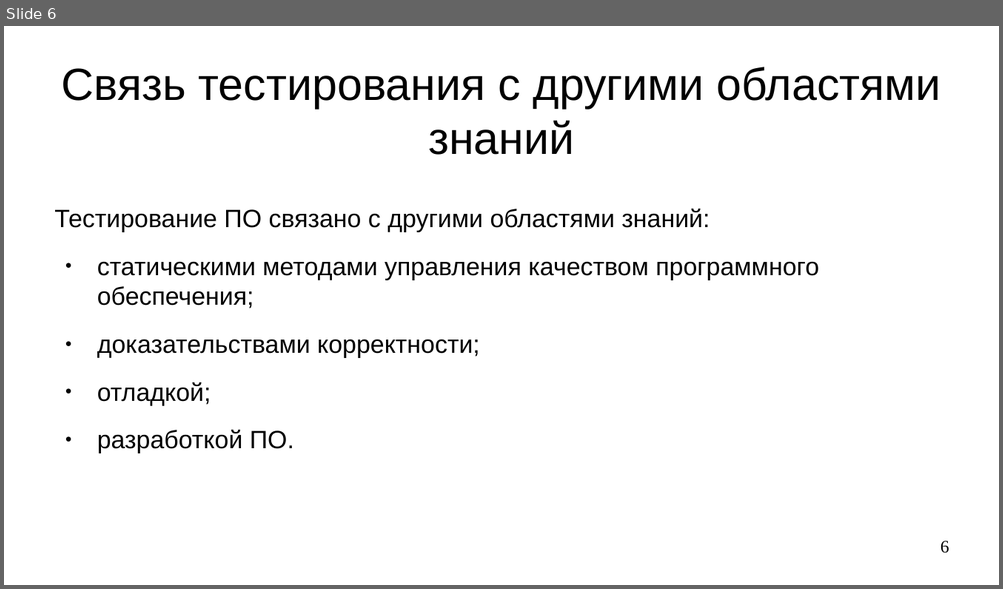
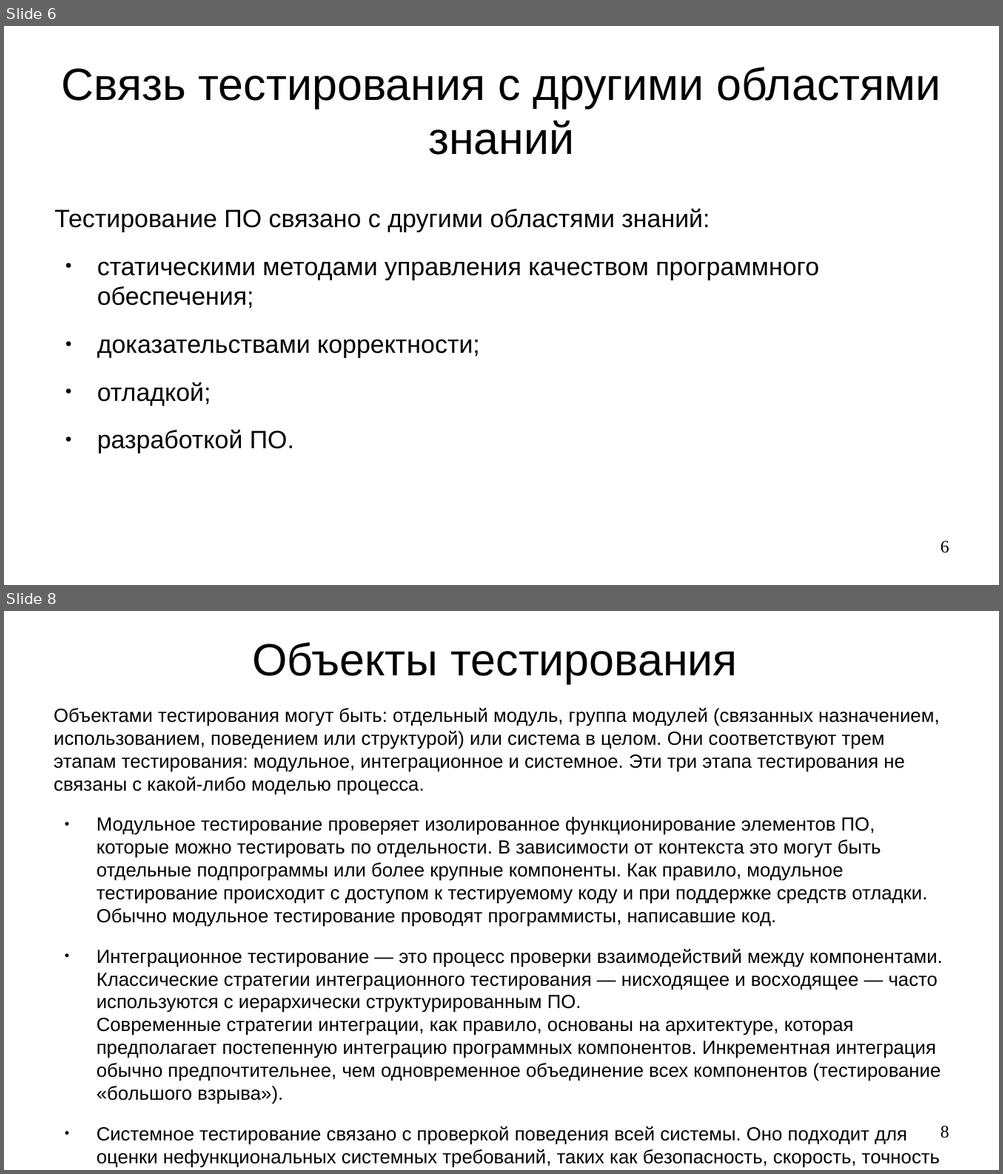
Before and after one commit to steelcraft/stud-lab, a slide deck: Лекции/CASWE01#L4.odp. Shown one above the other, each under a label of ours: slide 6 before the commit, slides 6 and 8 after it; the slides between them are not shown. The pictures are 1003x589 and 1003x1174 pixels, drawn with LibreOffice and Linux fonts; fonts in the diff are those of the drawing. Boxes give left, top, right and bottom in pixels: in the first picture for what was removed or moved away, otherwise in the second. Text is boxed around its words. In the diff, an @@ line names an element or a change of style, - is before the commit and + after.

Commit message:
Добавлен раздел "Уровни тестирования"

```diff
--- a/Лекции/CASWE01#L4.odp
+++ b/Лекции/CASWE01#L4.odp
@@ slide 8 added at bbox=[4, 611, 999, 1170], background #FFFFFF @@
@@ title added at bbox=[252, 642, 737, 684], 36 pt, text #000000 @@
+Объекты тестирования
@@ text added at bbox=[54, 708, 942, 1168], 15.2 pt, text #000000 @@
+Объектами тестирования могут быть: отдельный модуль, группа модулей (связанных назначением, использованием, поведением или структурой) или система в целом. Они соответствуют трем этапам тестирования: модульное, интеграционное и системное. Эти три этапа тестирования не связаны с какой-либо моделью процесса.
+● Модульное тестирование проверяет изолированное функционирование элементов ПО, которые можно тестировать по отдельности. В зависимости от контекста это могут быть отдельные подпрограммы или более крупные компоненты. Как правило, модульное тестирование происходит с доступом к тестируемому коду и при поддержке средств отладки. Обычно модульное тестирование проводят программисты, написавшие код.
+● Интеграционное тестирование — это процесс проверки взаимодействий между компонентами. Классические стратегии интеграционного тестирования — нисходящее и восходящее — часто используются с иерархически структурированным ПО.
+  Современные стратегии интеграции, как правило, основаны на архитектуре, которая предполагает постепенную интеграцию программных компонентов. Инкрементная интеграция обычно предпочтительнее, чем одновременное объединение всех компонентов (тестирование «большого взрыва»).
+● Системное тестирование связано с проверкой поведения всей системы. Оно подходит для оценки нефункциональных системных требований, таких как безопасность, скорость, точность и надежность. Внешние интерфейсы к другим приложениям, утилитам, аппаратным устройствам или операционным средам также обычно оцениваются на этом уровне.
@@ page number added at bbox=[940, 1126, 949, 1139], 14 pt, text #000000 @@
+8
```
Also in this commit, not shown: 2 other slides added.
